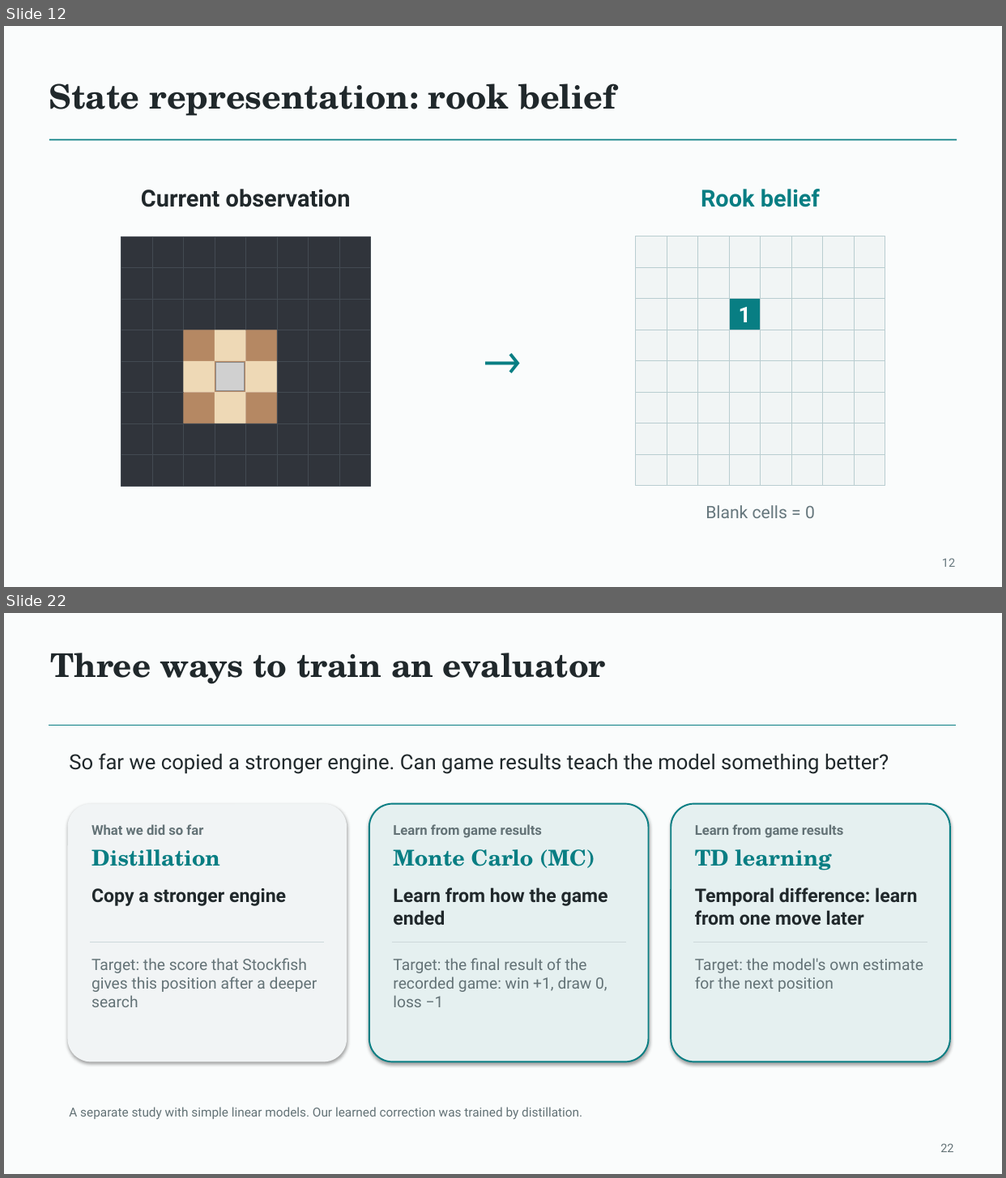
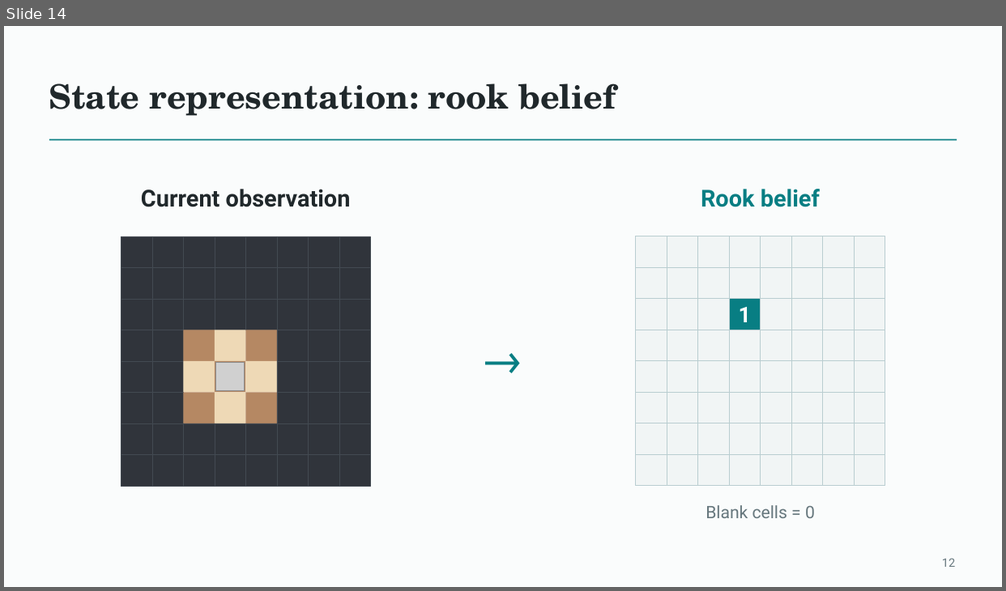
Before and after one commit to Mr-Teal/CS5446_project, a slide deck: docs/presentation/Fog of War Chess - final deck.pptx. Shown one above the other, each under a label of ours: slides 12 and 22 before the commit, slide 14 after it; the slides between them are not shown. The pictures are 1006x1178 and 1006x591 pixels, drawn with LibreOffice and Linux fonts; fonts in the diff are those of the drawing; grey boxes stand for pictures. Boxes give left, top, right and bottom in pixels: in the first picture for what was removed or moved away, otherwise in the second. Text is boxed around its words. In the diff, an @@ line names an element or a change of style, - is before the commit and + after.

```diff
--- a/docs/presentation/Fog of War Chess - final deck.pptx
+++ b/docs/presentation/Fog of War Chess - final deck.pptx
@@ slide 22 removed at [4,613,1002,1174], background #FAFCFC @@
@@ text removed at [50,653,606,684] @@
-Three ways to train an evaluator
@@ line removed from (49, 726) to (957, 726) @@
@@ text removed at [69,753,889,774] @@
-So far we copied a stronger engine. Can game results teach the model something better?
@@ rounded rectangle removed at [68,804,347,1063] @@
@@ rounded rectangle removed at [369,804,649,1063] @@
@@ rounded rectangle removed at [671,804,950,1063] @@
@@ text removed at [91,824,203,835] @@
-What we did so far
@@ text removed at [393,824,542,838] @@
-Learn from game results
@@ text removed at [695,824,843,838] @@
-Learn from game results
@@ text removed at [91,850,220,867] @@
-Distillation
@@ text removed at [393,850,594,868] @@
-Monte Carlo (MC)
@@ text removed at [695,850,831,871] @@
-TD learning
@@ text removed at [91,888,286,906] @@
-Copy a stronger engine
@@ text removed at [393,888,608,925] @@
-Learn from how the game ended
@@ text removed at [695,888,917,925] @@
-Temporal difference: learn from one move later
@@ line removed from (90, 943) to (325, 943) @@
@@ line removed from (392, 943) to (626, 943) @@
@@ line removed from (693, 943) to (928, 943) @@
@@ text removed at [91,958,317,1007] @@
-Target: the score that Stockfish gives this position after a deeper search
@@ text removed at [393,958,607,1007] @@
-Target: the final result of the recorded game: win +1, draw 0, loss −1
@@ text removed at [695,958,923,992] @@
-Target: the model's own estimate for the next position
@@ text removed at [69,1107,582,1119] @@
-A separate study with simple linear models. Our learned correction was trained by distillation.
@@ text removed at [940,1144,953,1152] @@
-22
@@ what was slide 12 is now slide 14 @@
```
Also in this commit, not shown: 2 slides changed, 20 slides added, 58 other slides removed, 1 other file.
